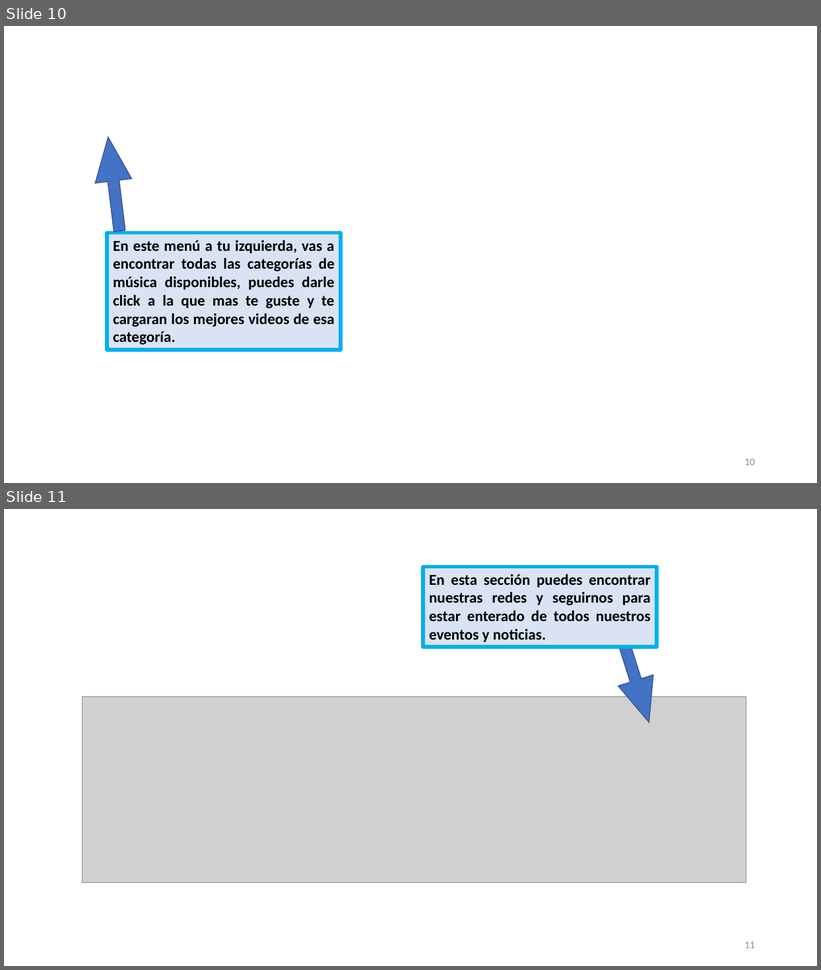
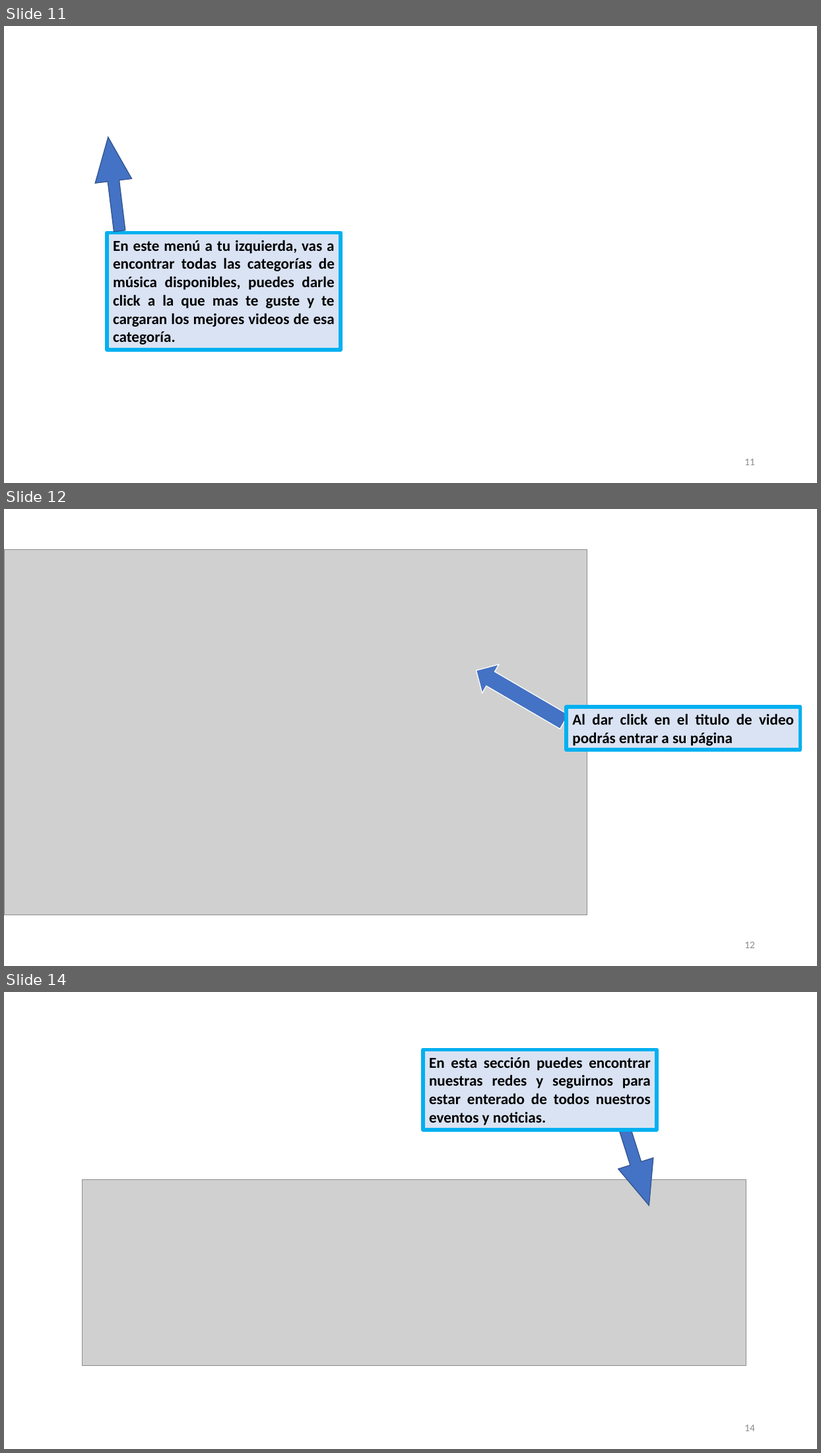
Before and after one commit to MalyJPL/PlayWeb-BICTIA, a slide deck: Manual/Manual Usuario.pptx. Shown one above the other, each under a label of ours: slides 10 and 11 before the commit, slides 11, 12 and 14 after it; the slides between them are not shown. The pictures are 821x970 and 821x1453 pixels, drawn with LibreOffice and Linux fonts; fonts in the diff are those of the drawing; grey boxes stand for pictures; background and template pictures are left out. Boxes give left, top, right and bottom in pixels: in the first picture for what was removed or moved away, otherwise in the second. Text is boxed around its words. In the diff, an @@ line names an element or a change of style, - is before the commit and + after.

```diff
--- a/Manual/Manual Usuario.pptx
+++ b/Manual/Manual Usuario.pptx
@@ slide 12 added at (4, 509, 817, 966), background #FFFFFF @@
@@ picture added at (4, 549, 587, 916) @@
@@ right arrow added at (468, 656, 573, 736), fill #4472C4, outline #FFFFFF 1 pt @@
@@ rectangle added at (567, 707, 801, 751), fill #DAE3F3, outline #00B0F0 4.5 pt, 18 pt, text #000000, bold @@
+Al dar click en el titulo de video podrás entrar a su página
@@ page number added at (745, 942, 755, 949), 12 pt, text #8C8C8C @@
+12
@@ what was slide 10 is now slide 11 @@
@@ page number at (745, 459, 755, 466): text changed @@
-10
+11
@@ what was slide 11 is now slide 14 @@
@@ page number at (745, 1425, 755, 1432): text changed @@
-11
+14
```
Also in this commit, not shown: 2 other slides added.
